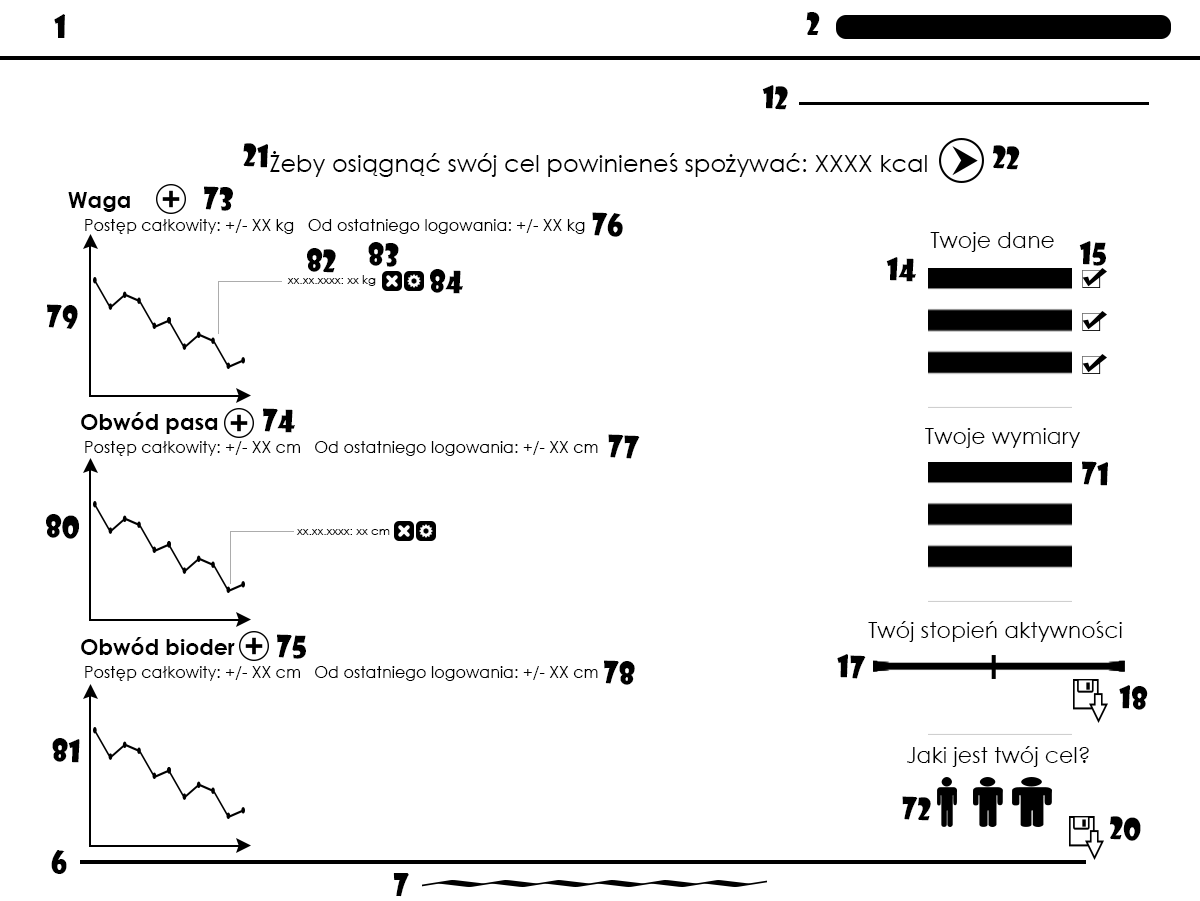
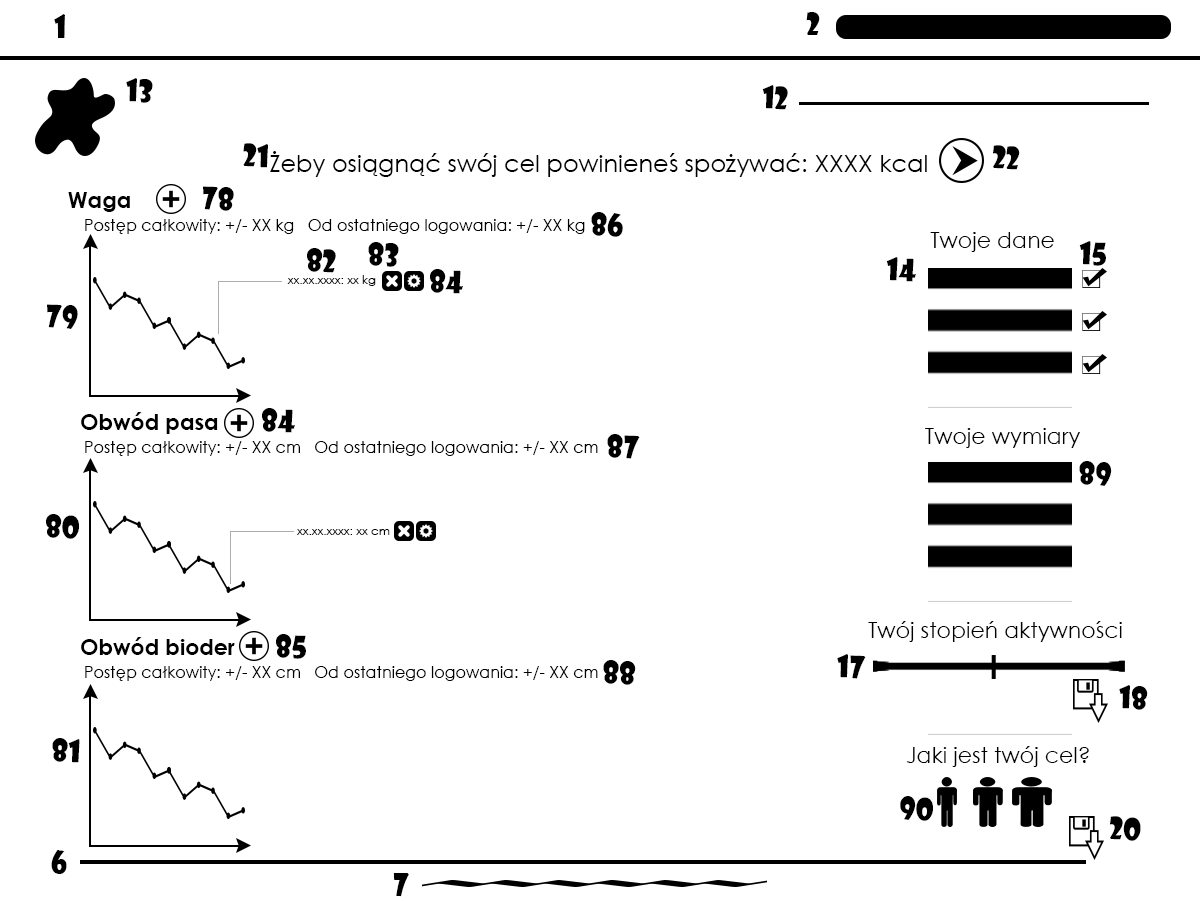
Layered file, before and after one edit (1200px x 901px). Changes by layer:
painted on "Przelicz ponownie" over [941, 150, 942, 171]
painted on "78" over [603, 660, 636, 685]
painted on "77" over [607, 434, 624, 458]
painted on "76" over [591, 212, 608, 236]
painted on "75" over [276, 634, 292, 658]
painted on "74" over [262, 408, 278, 432]
painted on "73" over [203, 186, 234, 211]
added layer "logo" in group "Right" over [35, 78, 115, 156]
added layer "13" in group "Right" over [126, 78, 153, 103]
painted on "72" over [900, 796, 933, 821]
painted on "71" over [1079, 461, 1112, 486]
